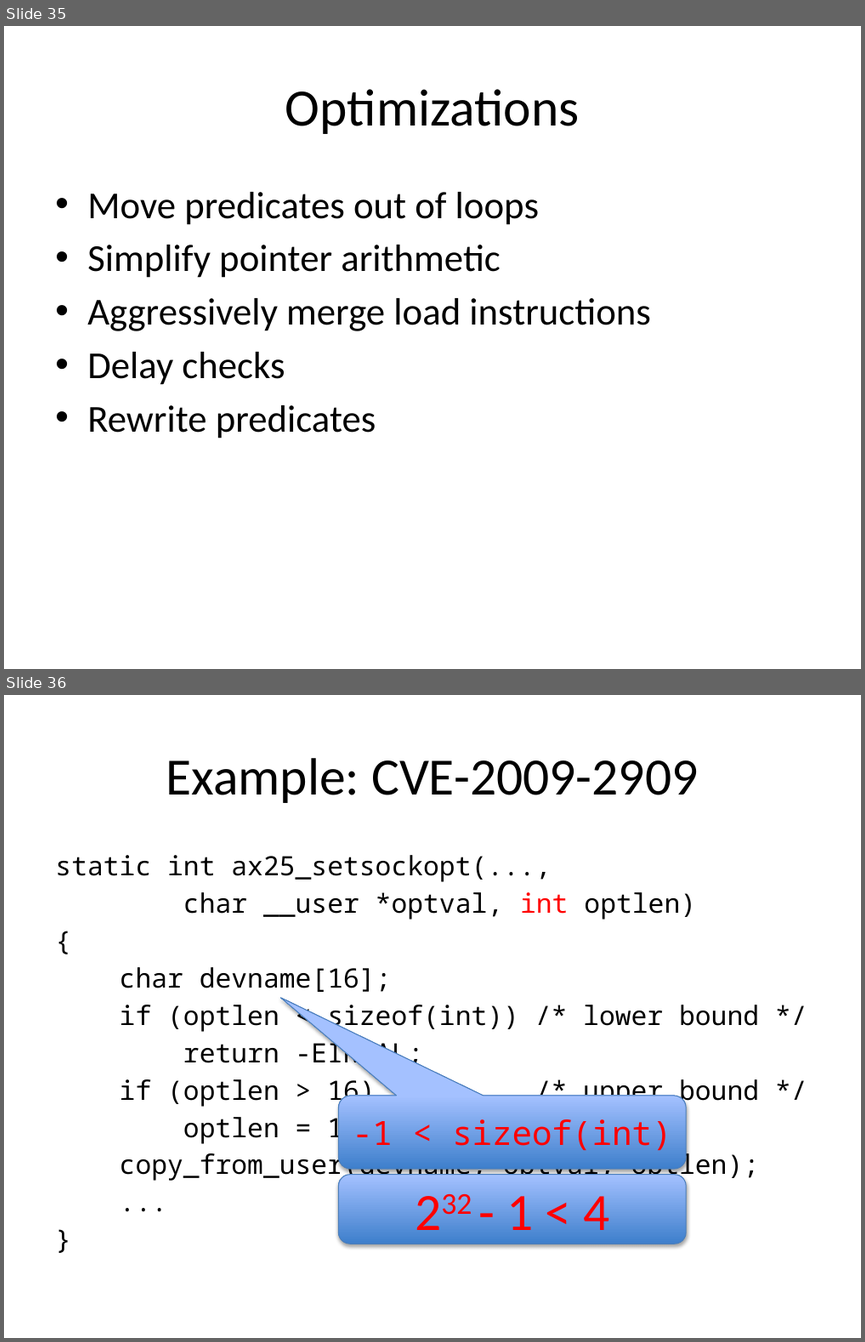
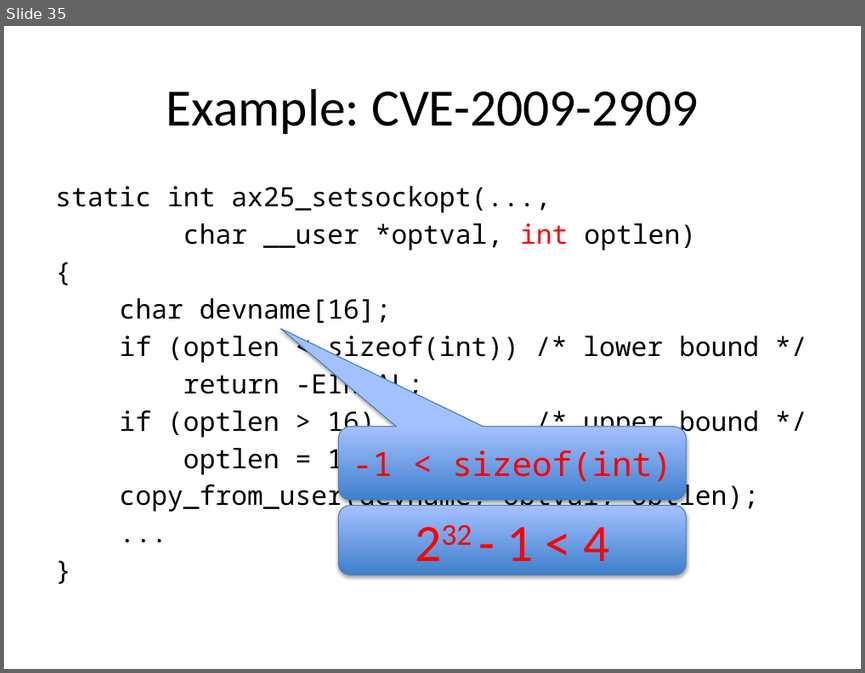
Before and after one commit to jiazhihao/6857, a slide deck: slides/kint.pptx. Shown one above the other, each under a label of ours: slides 35 and 36 before the commit, slide 35 after it. The pictures are 865x1342 and 865x673 pixels, drawn with LibreOffice and Linux fonts; fonts in the diff are those of the drawing. Boxes give left, top, right and bottom in pixels: in the first picture for what was removed or moved away, otherwise in the second. Text is boxed around its words. In the diff, an @@ line names an element or a change of style, - is before the commit and + after.

```diff
--- a/slides/kint.pptx
+++ b/slides/kint.pptx
@@ slide 35 removed at bbox=[4, 26, 861, 669], background #FFFFFF @@
@@ title removed at bbox=[285, 89, 579, 134] @@
-Optimizations
@@ text removed at bbox=[87, 192, 650, 438] @@
-• Move predicates out of loops
-• Simplify pointer arithmetic
-• Aggressively merge load instructions
-• Delay checks
-• Rewrite predicates
@@ what was slide 36 is now slide 35 @@
```
Also in this commit, not shown: 2 slides changed.
